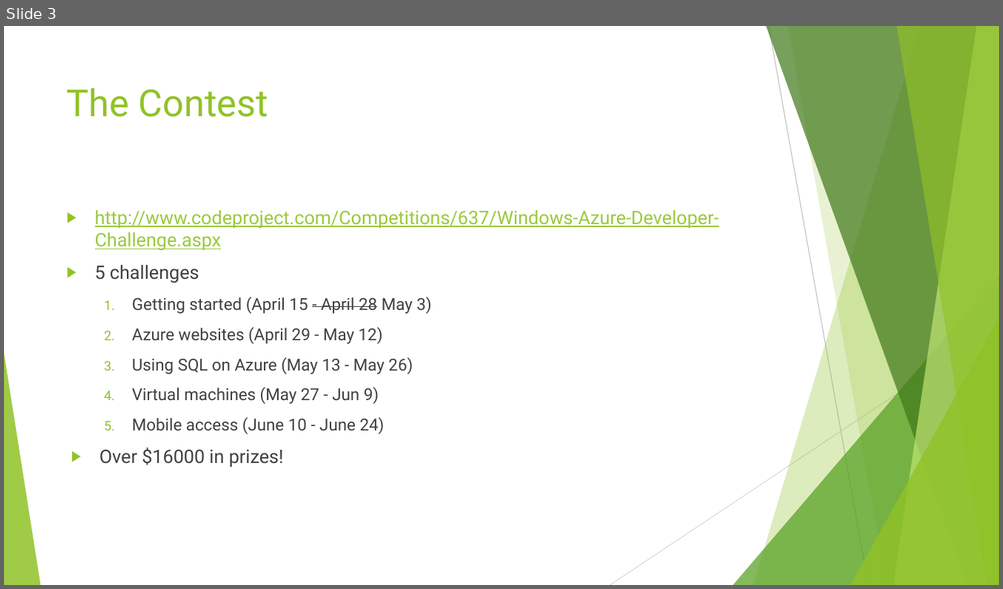
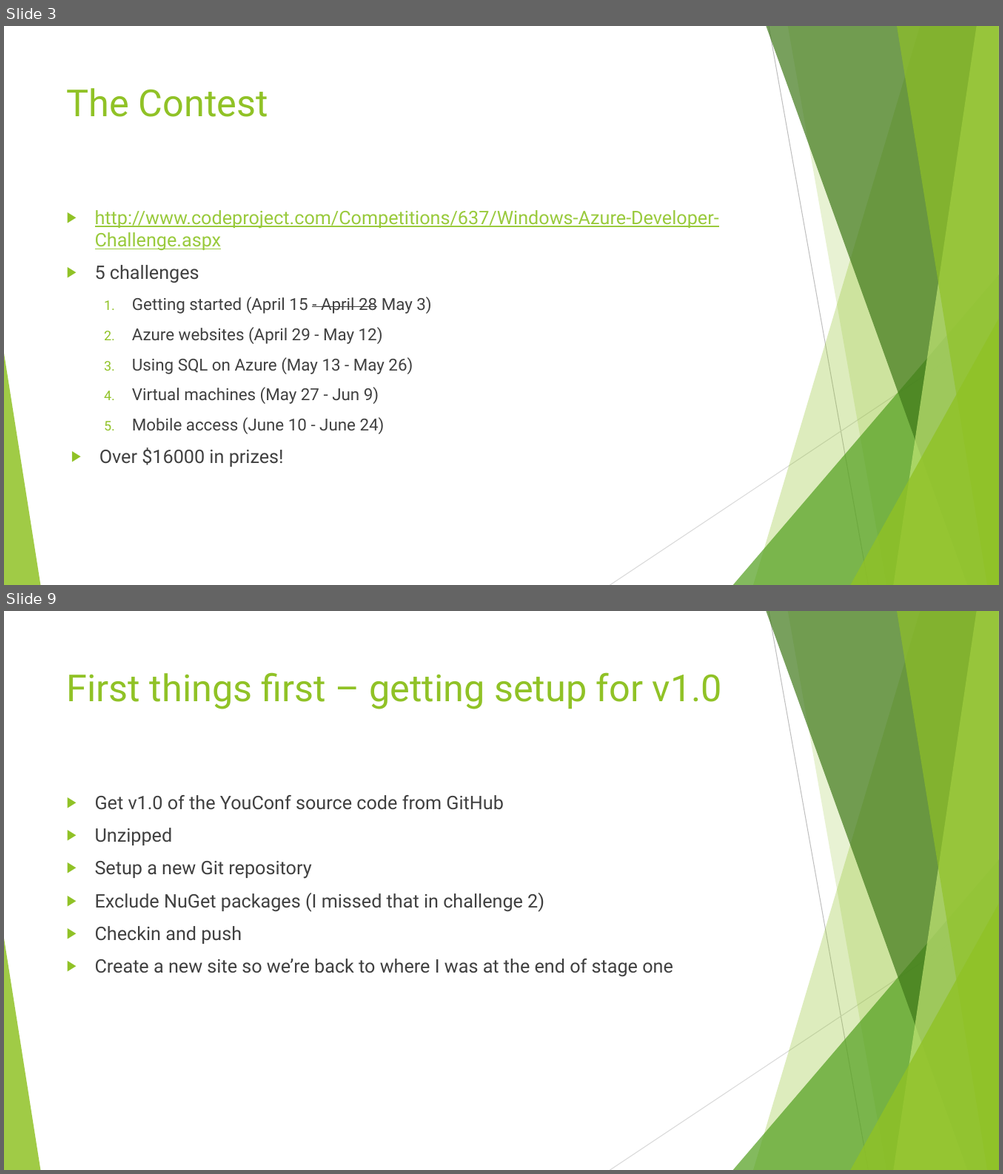
Before and after one commit to phillee007/youconf, a slide deck: The CodeProject Windows Azure Developer Contest.pptx. Shown one above the other, each under a label of ours: slide 3 before the commit, slides 3 and 9 after it; the slides between them are not shown. The pictures are 1003x589 and 1003x1174 pixels, drawn with LibreOffice and Linux fonts; fonts in the diff are those of the drawing. Boxes give left, top, right and bottom in pixels: in the first picture for what was removed or moved away, otherwise in the second. Text is boxed around its words. In the diff, an @@ line names an element or a change of style, - is before the commit and + after.

```diff
--- a/The CodeProject Windows Azure Developer Contest.pptx
+++ b/The CodeProject Windows Azure Developer Contest.pptx
@@ slide 9 added at bbox=[4, 611, 999, 1170], background #FFFFFF; not listed: 10 template elements that a slide beside it also shows @@
@@ title added at bbox=[67, 672, 722, 709], 36 pt, text #90C226 @@
+First things first – getting setup for v1.0
@@ text added at bbox=[95, 795, 673, 977], 18 pt, text #404040 @@
+▶ Get v1.0 of the YouConf source code from GitHub
+▶ Unzipped
+▶ Setup a new Git repository
+▶ Exclude NuGet packages (I missed that in challenge 2)
+▶ Checkin and push
+▶ Create a new site so we’re back to where I was at the end of stage one
```
Also in this commit, not shown: 2 slides changed, 12 other slides added.
